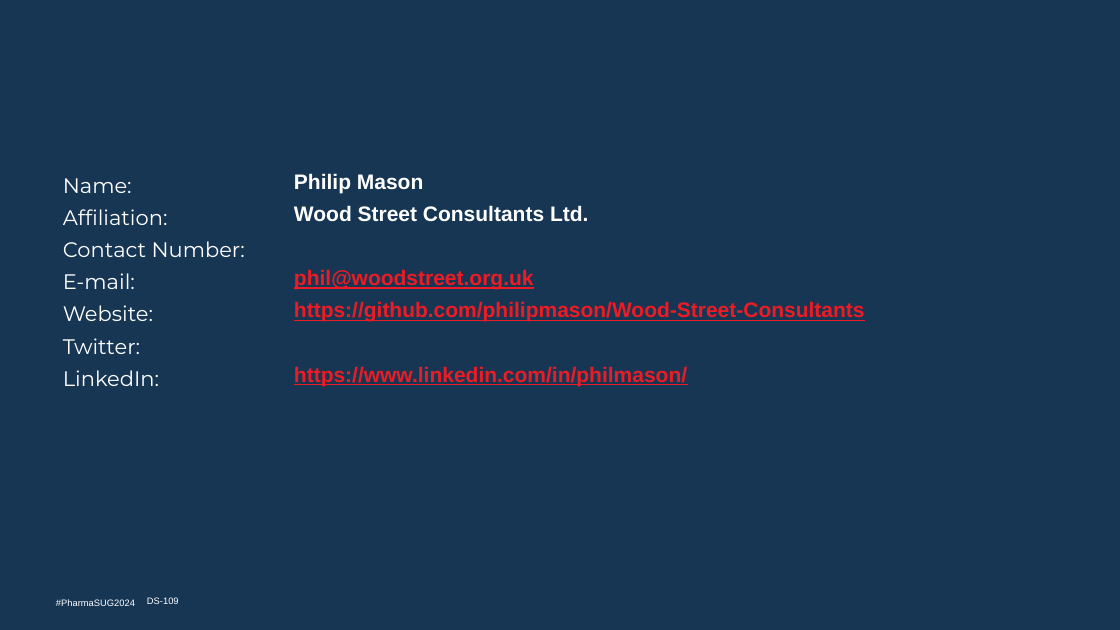
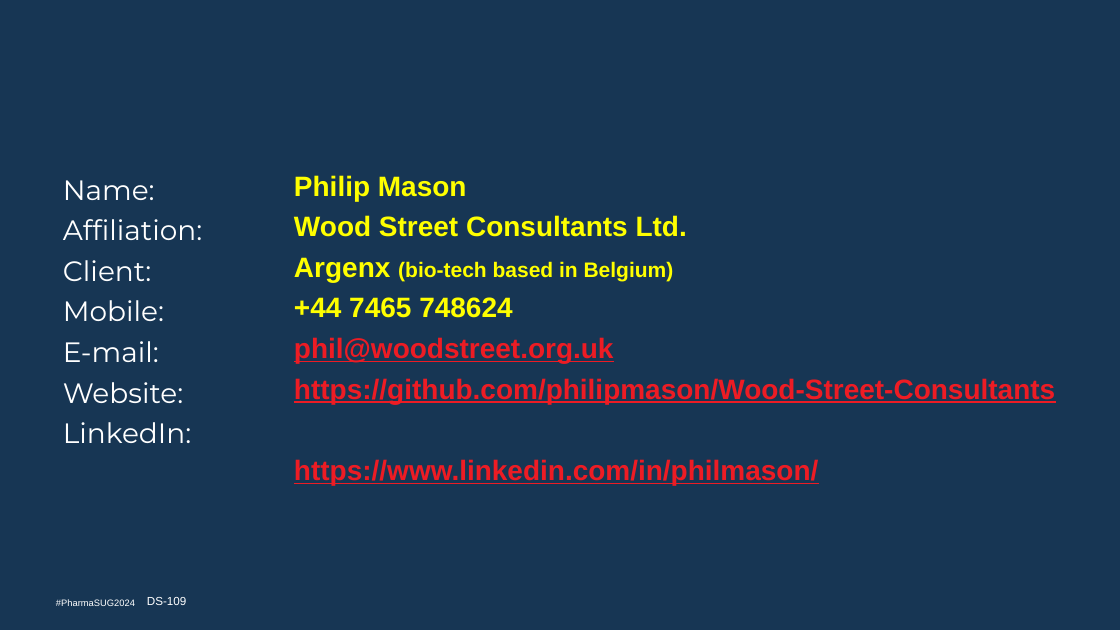
Before and after one commit to philipmason/Wood-Street-Consultants, a slide deck: slide 26 of Papers/2024/Pharmasug 2024/DS-109.pptx. Drawn at 1120x630 pixels with LibreOffice and Linux fonts; fonts in the diff are those of the drawing; background and template pictures are left out. Boxes give left, top, right and bottom in pixels: in the first picture for what was removed or moved away, otherwise in the second. Text is boxed around its words. In the diff, an @@ line names an element or a change of style, - is before the commit and + after.

```diff
--- a/Papers/2024/Pharmasug 2024/DS-109.pptx
+++ b/Papers/2024/Pharmasug 2024/DS-109.pptx
@@ text at [294, 175, 1055, 485]: size 18 to 24 pt in "Philip Mason", "Wood Street Consultants Ltd.", "phil@woodstreet.org.uk", "https://github.com/philipmason/Wood-Street-Consultants" and 1 more places; text colour #FFFFFF to #FFFF00 in "Philip Mason", "Wood Street Consultants Ltd." @@
@@ text at [63, 180, 203, 443]: size 18 to 24 pt in "Name:", "Affiliation:", "E-mail:", "Website:" and 1 more places @@
@@ text at [63, 260, 164, 321]: text changed; size 18 to 24 pt @@
-Contact Number:
+Client:
+Mobile:
@@ text at [294, 257, 674, 318]: paragraphs added @@
+Argenx (bio-tech based in Belgium)
++44 7465 748624
@@ text at [63, 338, 140, 354]: paragraph removed @@
-Twitter:
@@ text "DS-109" at [147, 597, 186, 605]: size 8 to 10 pt @@
```
Also in this commit, not shown: 10 other slides changed, 2 other files.
